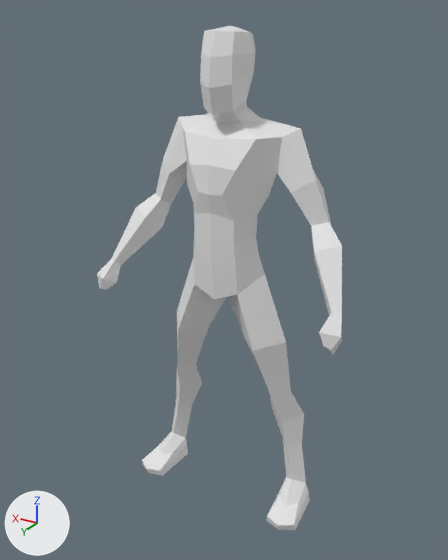
What one commit did to the FBX model Assets/Source/Models/Characters/Enemies/EnemySimpleHandMadeBones.fbx.
Both versions are drawn from a 50 mm camera at (-1.132, 1.918, 0.949) aimed at (0.019, -0.001, -0.01). The axes (+X, +Y, +Z) are drawn at lower left. The lights are the same throughout. Where no turn or scale is listed for an object, it has been applied to the vertices. Vertices at the same position are counted once.

Objects in the first picture: 'BASE_Low Poly Man'.
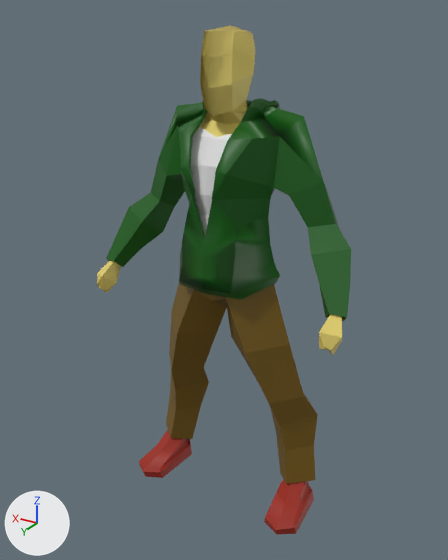
What changed in the scene script:
```text
Add mat_material_001:
    mat_material_001 = principled_material('Material.001')
    mat_material_001.base_color = (0.8, 0.655, 0.158)  # yellow #e7d46f
Add mat_material_003:
    mat_material_003 = principled_material('Material.003')
    mat_material_003.base_color = (0.339, 0.0194, 0.0072)  # red #9d2614
Add mat_material_002:
    mat_material_002 = principled_material('Material.002')
    mat_material_002.base_color = (0.168, 0.0942, 0.00132)  # brown #725704
Add mat_material:
    mat_material = principled_material('Material')
    mat_material.base_color = (0.000552, 0.1, 0.000192)  # dark green #025901
Change me_cube_003:
    used by ob_base_low_poly_man; location = (0.0, 0.0, 0.0)
    remove me_cube_003.from_pydata(...)  # 238 vertices, 242 faces; spans x -0.53..0.53, y -0.14..0.21, z -0.98..0.91
    add me_cube_003.from_pydata(...)  # 330 vertices, 370 faces; spans x -0.53..0.53, y -0.14..0.21, z -0.98..0.91
    me_cube_003 part 1
    10 faces are deleted
    85 vertices are added at x -0.25..0.53, y -0.12..0.21, z -0.71..0.91
    129 new faces join them
    me_cube_003 part 2
    7 vertices are added at x -0.53..-0.47, y 0.09..0.21, z -0.11..-0.03
    9 new faces join them
    me_cube_003 part 3: 232 faces spanning x -0.53..0.53, y -0.14..0.21, z -0.98..0.91 switch from no material to mat_material_001 (yellow #e7d36f)
Add me_cube_007:
    me_cube_007.from_pydata(...)  # 64 vertices, 70 faces; spans x -0.4..0.4, y -0.139..0.184, z -0.991..-0.833
    me_cube_007.materials.append(mat_material_003)  # red #9d2614
Add me_cube_005:
    me_cube_005.from_pydata(...)  # 114 vertices, 120 faces; spans x -0.39..0.39, y -0.181..0.136, z -0.918..0.153
    me_cube_005.materials.append(mat_material_002)  # brown #725704
Add me_cube_002:
    me_cube_002.from_pydata(...)  # 378 vertices, 452 faces; spans x -0.526..0.526, y -0.206..0.19, z -0.02..0.676
    me_cube_002.materials.append(mat_material)  # dark green #025901
Add me_cube_006:
    me_cube_006.from_pydata(...)  # 132 vertices, 136 faces; spans x -0.33..0.33, y -0.144..0.154, z 0.031..0.618
Add ob_base_low_poly_man_002:
    ob_base_low_poly_man_002 = bpy.data.objects.new('BASE_Low Poly Man.002', me_cube_007)
    ob_base_low_poly_man_002.location = (0.0, 0.0, 0.0)
Add ob_base_low_poly_man_003:
    ob_base_low_poly_man_003 = bpy.data.objects.new('BASE_Low Poly Man.003', me_cube_005)
    ob_base_low_poly_man_003.location = (0.0, 0.0, 0.0)
Add ob_base_low_poly_man_001:
    ob_base_low_poly_man_001 = bpy.data.objects.new('BASE_Low Poly Man.001', me_cube_002)
    ob_base_low_poly_man_001.location = (0.0, 0.0, 0.0)
Add ob_base_low_poly_man_004:
    ob_base_low_poly_man_004 = bpy.data.objects.new('BASE_Low Poly Man.004', me_cube_006)
    ob_base_low_poly_man_004.location = (0.0, 0.0, 0.0)
```

Where the change shows, as pixel boxes [x1, y1, x2, y2] in the pictures (448 x 560 px):
'BASE_Low Poly Man', reshaped: before [97, 26, 342, 530]; after [97, 26, 342, 355]
'BASE_Low Poly Man.001', added (green): after [106, 98, 351, 321]
'BASE_Low Poly Man.003', added (brown): after [166, 282, 318, 484]
'BASE_Low Poly Man.002', added (red): after [139, 430, 314, 534]
'BASE_Low Poly Man.004', added: after [191, 120, 232, 234]
part 1 of me_cube_003, built on: before [211, 117, 301, 266]; after [97, 26, 256, 293]
part 2 of me_cube_003, added: after [319, 318, 342, 350]
part 3 of me_cube_003, recoloured (white to yellow): before [97, 26, 342, 530]; after [97, 28, 342, 355]
